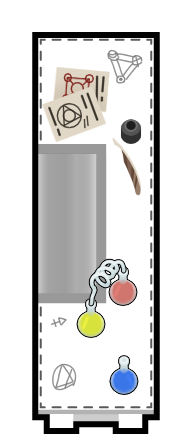
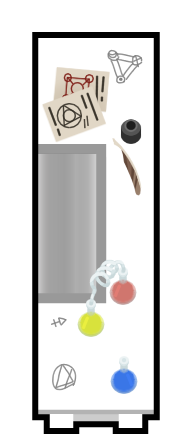
Layer changes from the first 192 × 448 image to the second:
painted on "Paint Layer 12" over [39, 38, 153, 409]
painted on "Paint Layer 5" over [39, 38, 153, 409]
painted on "Copy of Paint Layer 2" (1st of 2, in "Group 6" › "Group 17" › "Group 3") over [39, 38, 153, 409]
painted on "Paint Layer 8" over [39, 38, 153, 409]
painted on "Paint Layer 7" over [39, 38, 153, 409]
painted on "Copy of Paint Layer 2" (2nd of 2, in "Group 6" › "Group 17" › "Group 3") over [39, 38, 153, 409]
painted on "Paint Layer 16" over [39, 38, 153, 409]
painted on "Paint Layer 1" over [39, 38, 153, 409]
